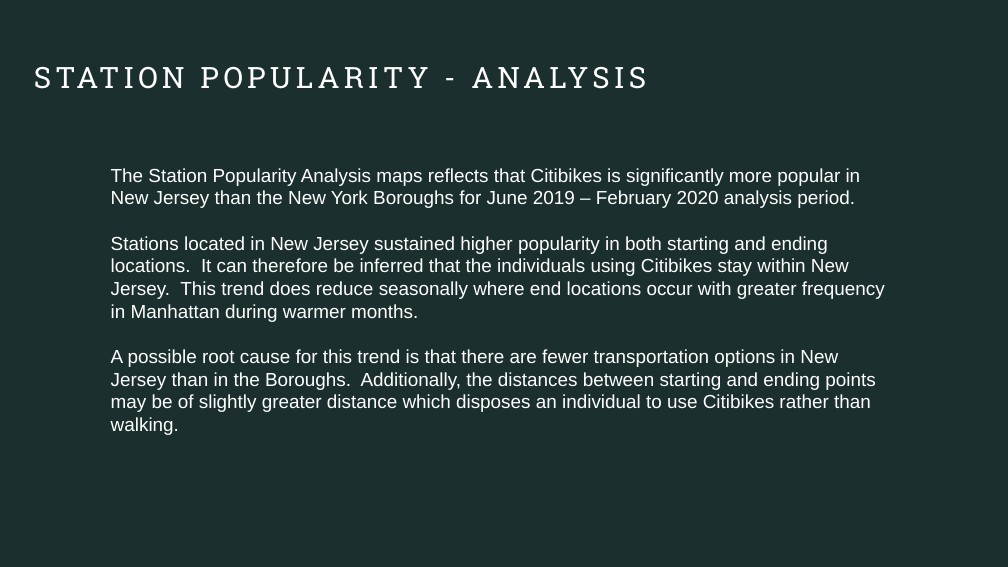
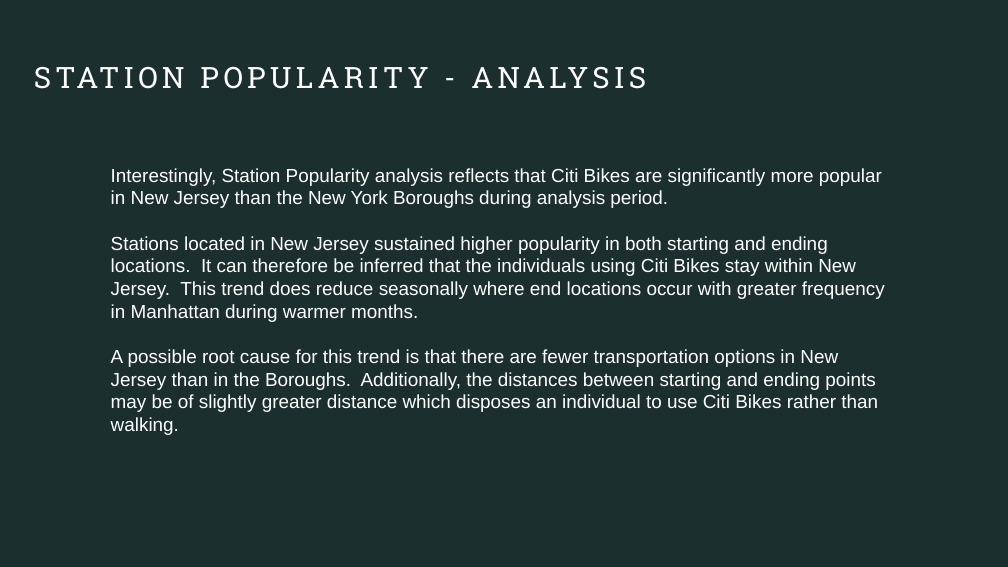
Before and after one commit to LJeanParrish/Tableau_Challenge, a slide deck: slide 7 of CitiBikes_Analysis.pptx. Drawn at 1008x567 pixels with LibreOffice and Linux fonts; fonts in the diff are those of the drawing. Boxes give left, top, right and bottom in pixels: in the first picture for what was removed or moved away, otherwise in the second. Text is boxed around its words. In the diff, an @@ line names an element or a change of style, - is before the commit and + after.

Commit message:
updates to powerpoint analysis

```diff
--- a/CitiBikes_Analysis.pptx
+++ b/CitiBikes_Analysis.pptx
@@ text at [111, 168, 885, 435]: text changed @@
-The Station Popularity Analysis maps reflects that Citibikes is significantly more popular in New Jersey than the New York Boroughs for June 2019 – February 2020 analysis period.
-Stations located in New Jersey sustained higher popularity in both starting and ending locations. It can therefore be inferred that the individuals using Citibikes stay within New Jersey. This trend does reduce seasonally where end locations occur with greater frequency in Manhattan during warmer months.
-A possible root cause for this trend is that there are fewer transportation options in New Jersey than in the Boroughs. Additionally, the distances between starting and ending points may be of slightly greater distance which disposes an individual to use Citibikes rather than walking.
+Interestingly, Station Popularity analysis reflects that Citi Bikes are significantly more popular in New Jersey than the New York Boroughs during analysis period.
+Stations located in New Jersey sustained higher popularity in both starting and ending locations. It can therefore be inferred that the individuals using Citi Bikes stay within New Jersey. This trend does reduce seasonally where end locations occur with greater frequency in Manhattan during warmer months.
+A possible root cause for this trend is that there are fewer transportation options in New Jersey than in the Boroughs. Additionally, the distances between starting and ending points may be of slightly greater distance which disposes an individual to use Citi Bikes rather than walking.
```
Also in this commit, not shown: 2 other slides changed, 1 other file.
